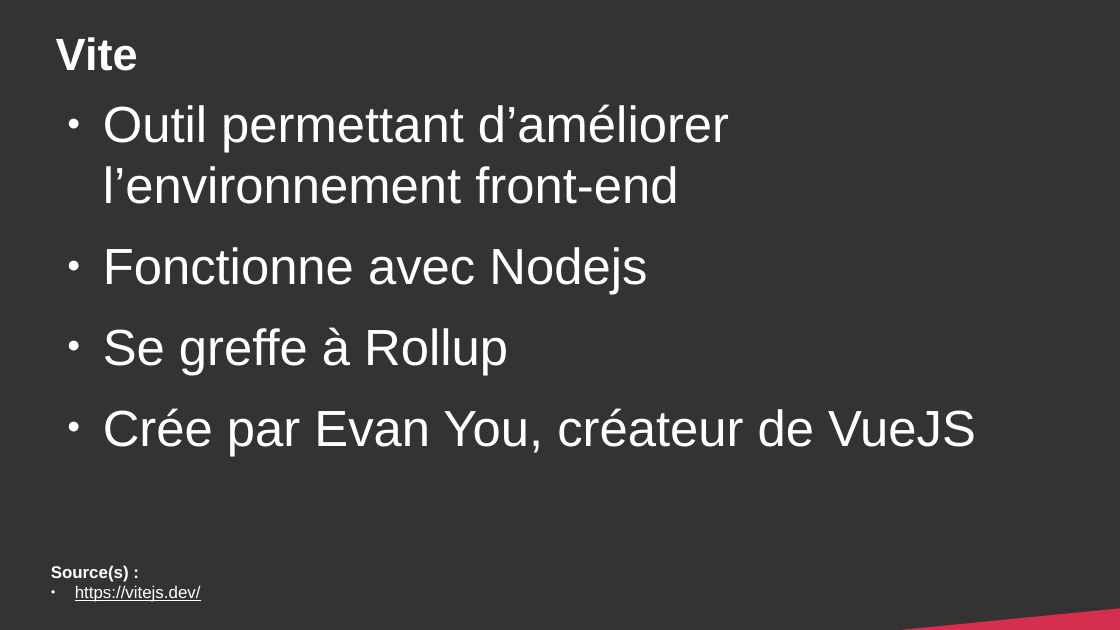
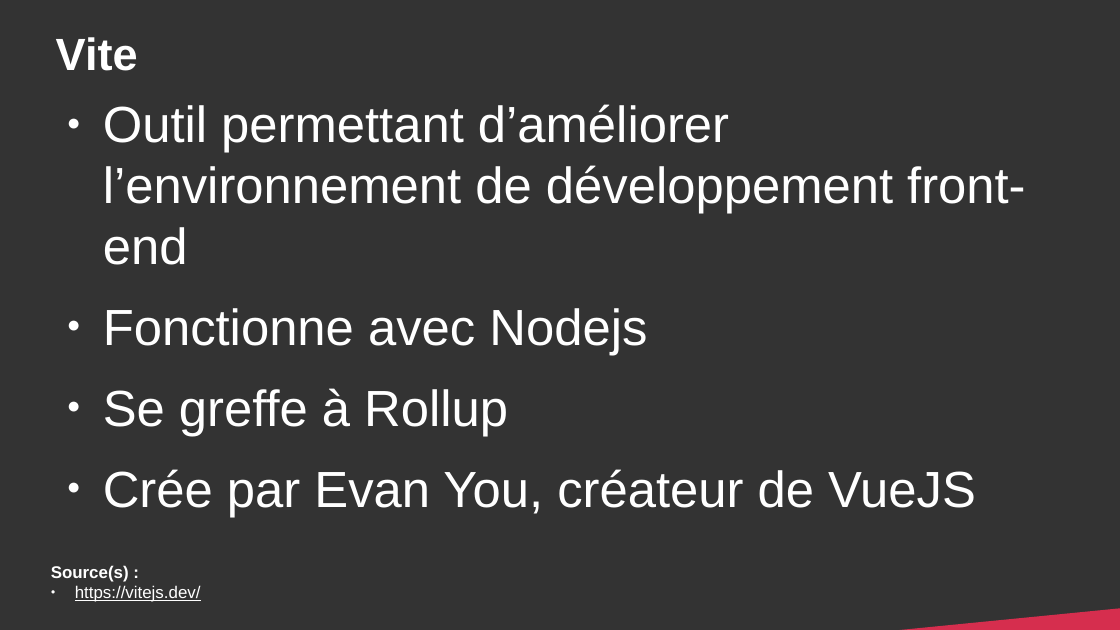
Before and after one commit to DanYellow/cours, a slide deck: slide 8 of developpement-front-s5/travaux-pratiques/numero-4/presentation.odp. Drawn at 1120x630 pixels with LibreOffice and Linux fonts; fonts in the diff are those of the drawing. Boxes give left, top, right and bottom in pixels: in the first picture for what was removed or moved away, otherwise in the second. Text is boxed around its words. In the diff, an @@ line names an element or a change of style, - is before the commit and + after.

Commit message:
developpement-front-s5 - Improve architecture for twig + vite

```diff
--- a/developpement-front-s5/travaux-pratiques/numero-4/presentation.odp
+++ b/developpement-front-s5/travaux-pratiques/numero-4/presentation.odp
@@ text at <box>103,104,1025,265</box>: text changed @@
-● Outil permettant d’améliorer l’environnement front-end
+● Outil permettant d’améliorer l’environnement de développement front-end
```
Also in this commit, not shown: 2 other slides changed, 4 slides added, 12 other files.
